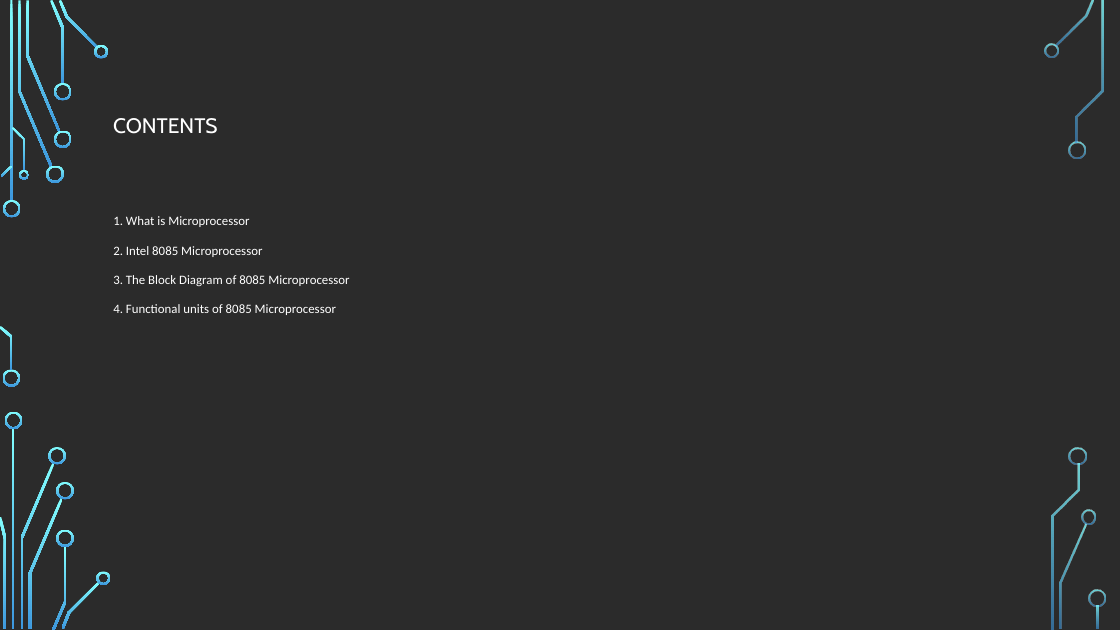
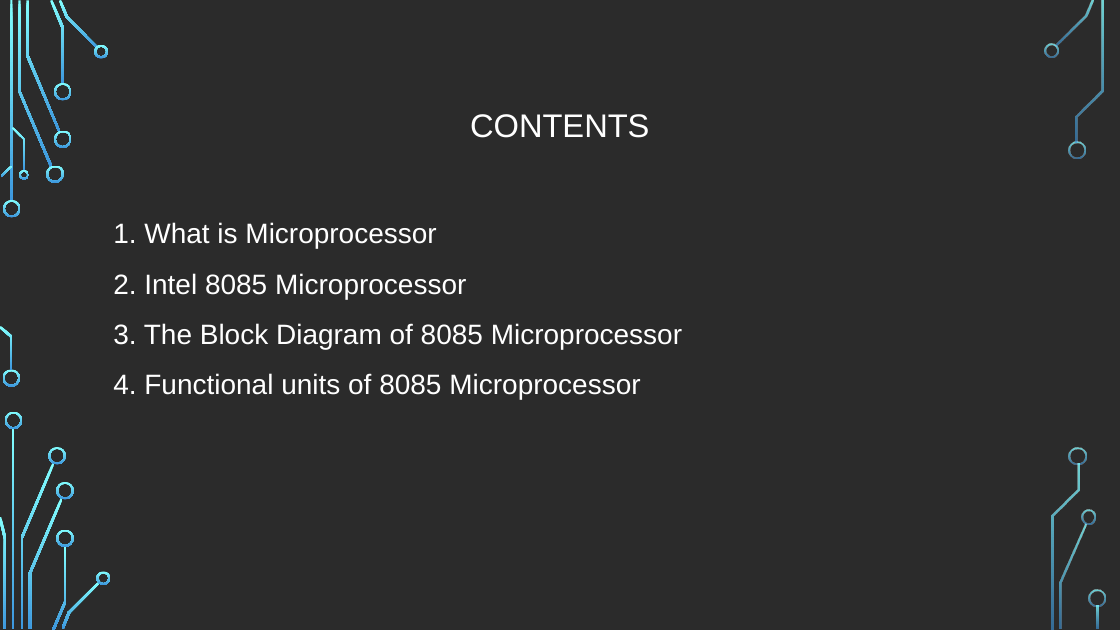
Before and after one commit to mhannan-dev/laravel_ecommerce, a slide deck: slide 2 of 8085 Microprocessor.pptx. Drawn at 1120x630 pixels with LibreOffice and Linux fonts; fonts in the diff are those of the drawing; background and template pictures are left out; a plain dark background stands for a picture behind light text. Boxes give left, top, right and bottom in pixels: in the first picture for what was removed or moved away, otherwise in the second. Text is boxed around its words. In the diff, an @@ line names an element or a change of style, - is before the commit and + after.

```diff
--- a/8085 Microprocessor.pptx
+++ b/8085 Microprocessor.pptx
@@ text "CONTENTS" at (470,114,649,138): size 18 to 28 pt, font Cabin to Arial; alignment left to centre @@
@@ text "1. What is Microprocessor" at (113,222,682,399): size 11 to 24 pt, font Calibri to Arial @@
```
Also in this commit, not shown: 20 other slides changed, 2 slides added, 2 other files.
